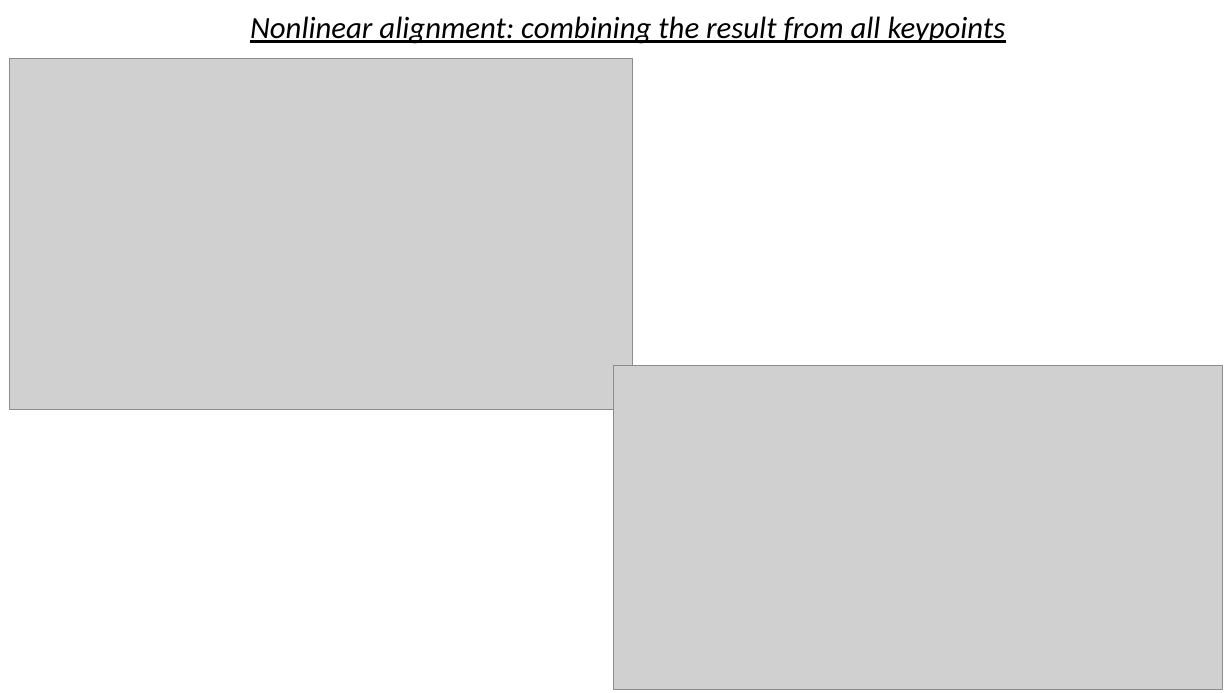
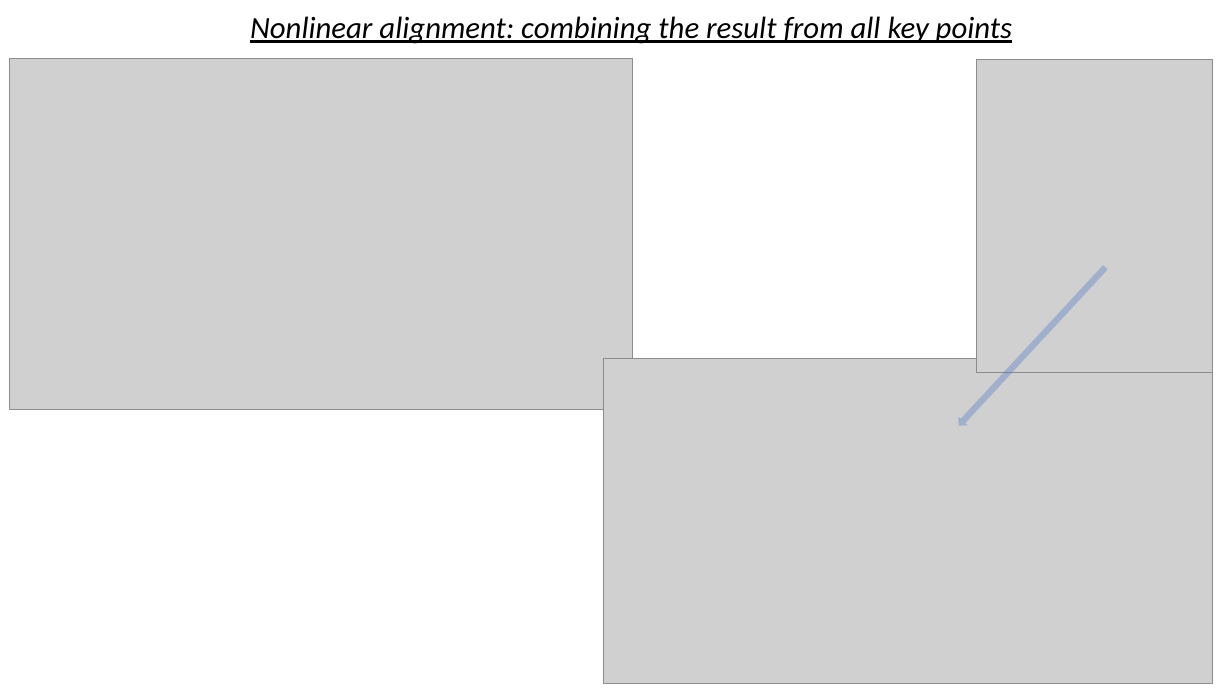
Before and after one commit to Mixanik-43/IDAO-2020, a slide deck: slide 5 of report.pptx. Drawn at 1232x693 pixels with LibreOffice and Linux fonts; fonts in the diff are those of the drawing; grey boxes stand for pictures. Boxes give left, top, right and bottom in pixels: in the first picture for what was removed or moved away, otherwise in the second. Text is boxed around its words. In the diff, an @@ line names an element or a change of style, - is before the commit and + after.

```diff
--- a/report.pptx
+++ b/report.pptx
@@ text at [250,16,1013,44]: spaces changed @@
-Nonlinear alignment: combining the result from all keypoints
+Nonlinear alignment: combining the result from all key points
@@ picture added at [976,59,1213,372] @@
@@ down arrow added at [954,263,1111,430], fill #4472C4 at 34% opacity @@
@@ picture: place and size @@
-picture at [614,365,1223,689]
+picture at [604,359,1213,683]
```
Also in this commit, not shown: 4 other slides changed.
